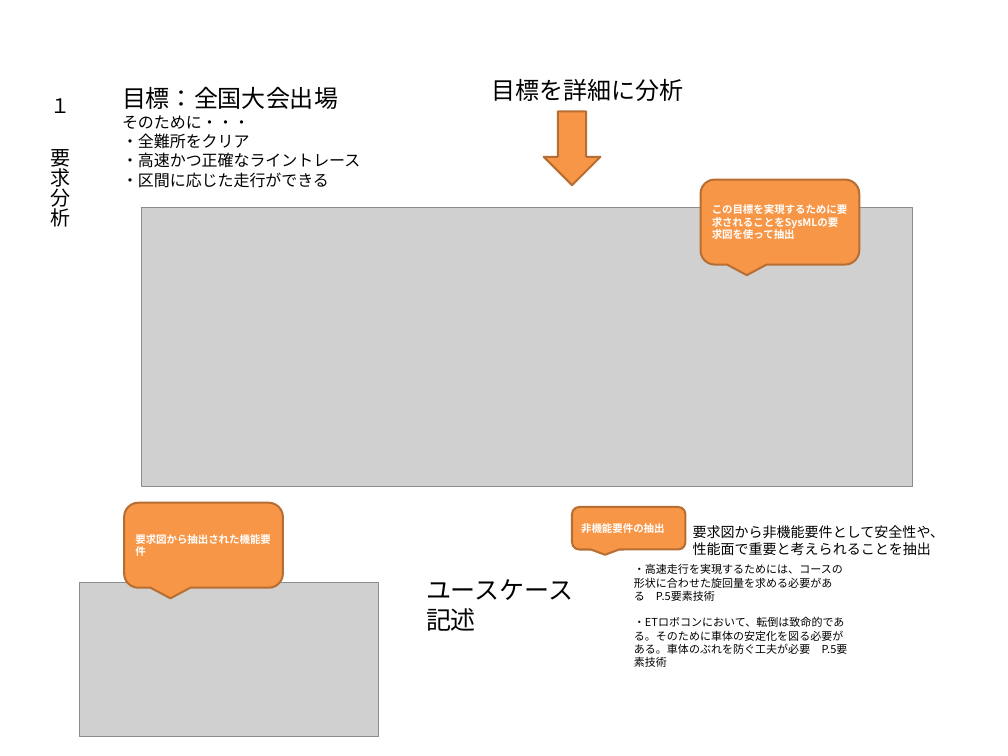
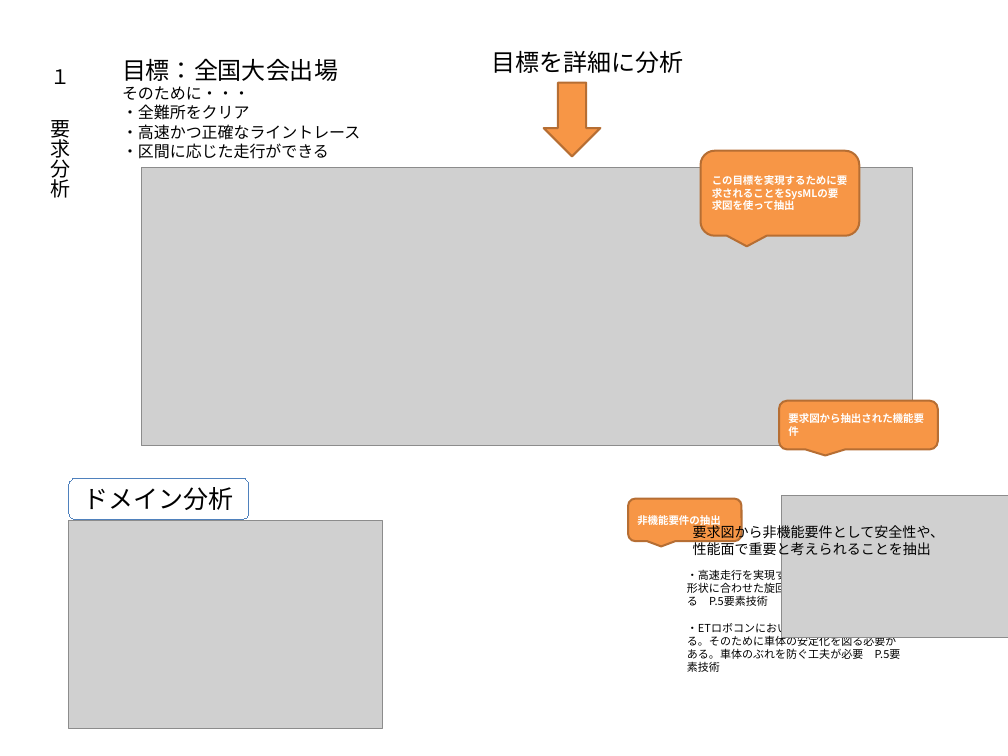
Before and after one commit to class-snct-rikitakelab/e-konbu2012, a slide deck: slide 2 of models/モデルシートver0.pptx. Drawn at 1008x756 pixels with LibreOffice and Linux fonts; fonts in the diff are those of the drawing; grey boxes stand for pictures. Boxes give left, top, right and bottom in pixels: in the first picture for what was removed or moved away, otherwise in the second. Text is boxed around its words. In the diff, an @@ line names an element or a change of style, - is before the commit and + after.

```diff
--- a/models/モデルシートver0.pptx
+++ b/models/モデルシートver0.pptx
@@ 3 texts, 1 rounded speech box, 1 right arrow: place and size @@
-3 texts, 1 rounded speech box, 1 right arrow at [51,79,859,264]
+3 texts, 1 rounded speech box, 1 right arrow at [51,51,859,235]
@@ picture: place and size @@
-picture at [141,208,912,486]
+picture at [141,168,912,446]
@@ rounded speech box "要求図から抽出された機能要件": place and size @@
-rounded speech box "要求図から抽出された機能要件" at [124,503,282,588]
+rounded speech box "要求図から抽出された機能要件" at [779,400,937,449]
@@ rounded rectangle added at [68,478,248,520], outline #4F81BD 0.75 pt, 25 pt, text #000000 @@
+ドメイン分析
@@ rounded speech box "非機能要件の抽出": place and size @@
-rounded speech box "非機能要件の抽出" at [572,507,685,549]
+rounded speech box "非機能要件の抽出" at [628,499,741,541]
@@ picture: place and size @@
-picture at [80,582,379,736]
+picture at [782,495,1008,637]
@@ picture added at [68,520,382,728] @@
@@ text "・高速走行を実現するためには、コースの形状に合わせた旋回量を求める必要がある P.5要素技術": place and size @@
-text "・高速走行を実現するためには、コースの形状に合わせた旋回量を求める必要がある P.5要素技術" at [634,563,848,654]
+text "・高速走行を実現するためには、コースの形状に合わせた旋回量を求める必要がある P.5要素技術" at [687,567,901,659]
@@ text removed at [426,579,573,631] @@
-ユースケース記述
```
Also in this commit, not shown: 2 slides added, 1 slide removed, 12 other files.
